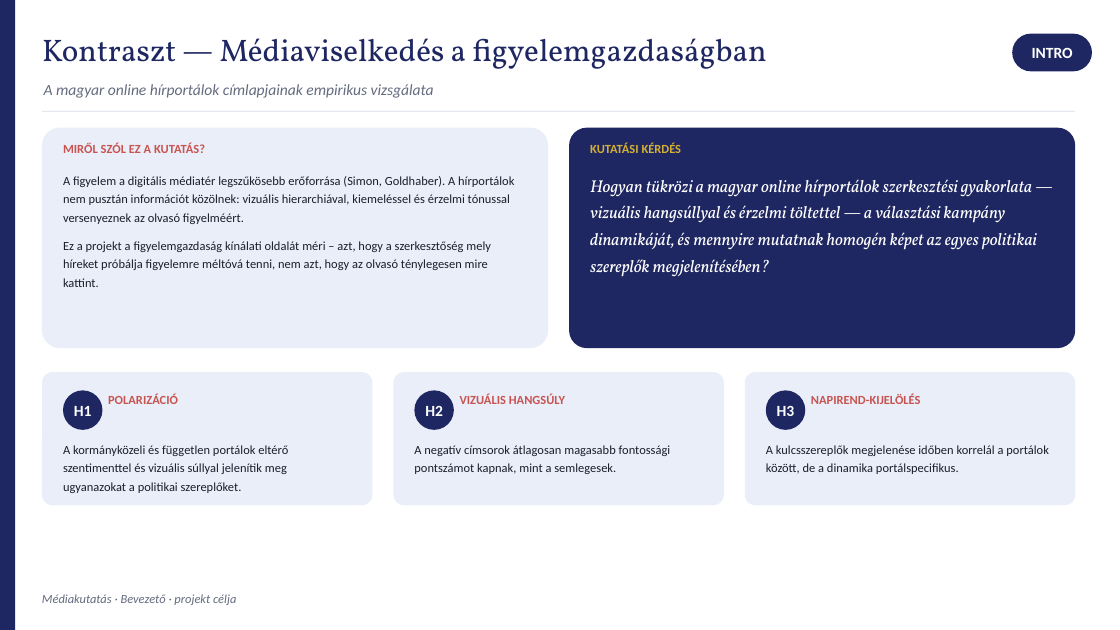
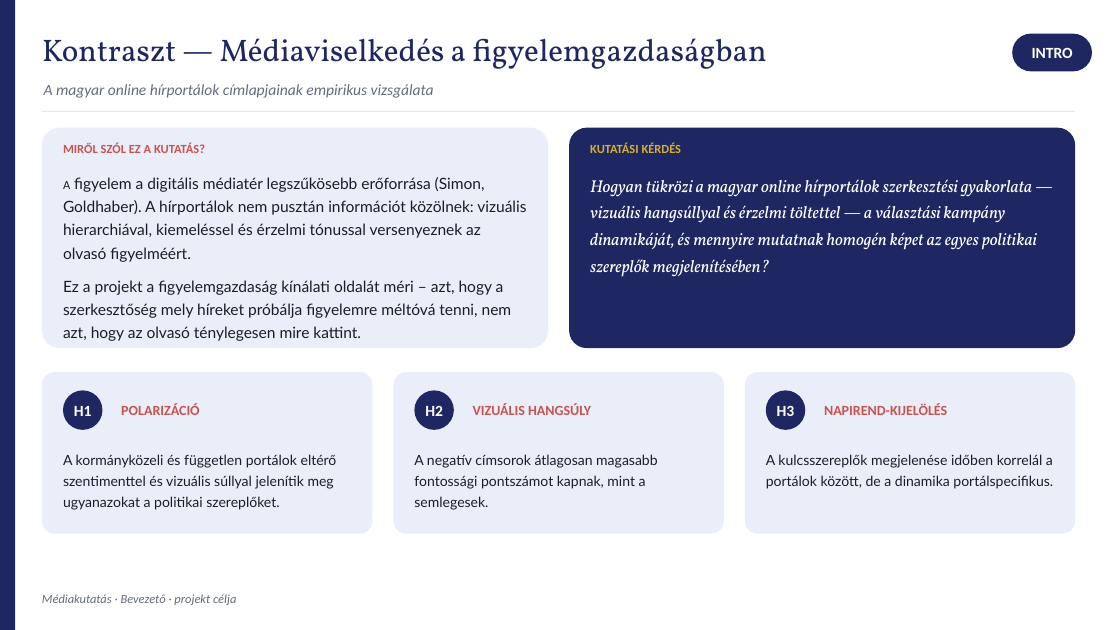
Before and after one commit to fberti/kontraszt-research, a slide deck: slide 2 of presentation/presentation_slides.pptx. Drawn at 1120x630 pixels with LibreOffice and Linux fonts; fonts in the diff are those of the drawing. Boxes give left, top, right and bottom in pixels: in the first picture for what was removed or moved away, otherwise in the second. Text is boxed around its words. In the diff, an @@ line names an element or a change of style, - is before the commit and + after.

```diff
--- a/presentation/presentation_slides.pptx
+++ b/presentation/presentation_slides.pptx
@@ text "A figyelem a digitális médiatér ..." at box(63, 177, 526, 341): size 8 to 10 pt, font Calibri to Lato @@
@@ rounded rectangle: place and size @@
-rounded rectangle at box(43, 372, 373, 505)
+rounded rectangle at box(43, 372, 373, 533)
@@ rounded rectangle: place and size @@
-rounded rectangle at box(393, 372, 724, 505)
+rounded rectangle at box(393, 372, 724, 533)
@@ rounded rectangle: place and size @@
-rounded rectangle at box(745, 372, 1075, 505)
+rounded rectangle at box(745, 372, 1075, 533)
@@ text "POLARIZÁCIÓ": place and size @@
-text "POLARIZÁCIÓ" at box(108, 394, 178, 404)
+text "POLARIZÁCIÓ" at box(121, 403, 200, 415)
@@ text "VIZUÁLIS HANGSÚLY": place and size @@
-text "VIZUÁLIS HANGSÚLY" at box(460, 394, 565, 404)
+text "VIZUÁLIS HANGSÚLY" at box(473, 403, 591, 415)
@@ size 8 to 9 pt in 3 elements at box(121, 403, 200, 415), box(473, 403, 591, 415), box(824, 403, 947, 415) @@
@@ text "NAPIREND-KIJELÖLÉS": place and size @@
-text "NAPIREND-KIJELÖLÉS" at box(811, 394, 921, 404)
+text "NAPIREND-KIJELÖLÉS" at box(824, 403, 947, 415)
@@ 3 texts: place and size @@
-3 texts at box(63, 445, 1049, 493)
+3 texts at box(63, 454, 1053, 510)
@@ size 8 to 9 pt, font Calibri to Lato in 3 elements at box(63, 454, 337, 510), box(414, 454, 657, 510), box(766, 454, 1053, 489) @@
```
Also in this commit, not shown: 17 other slides changed, 2 other files.
